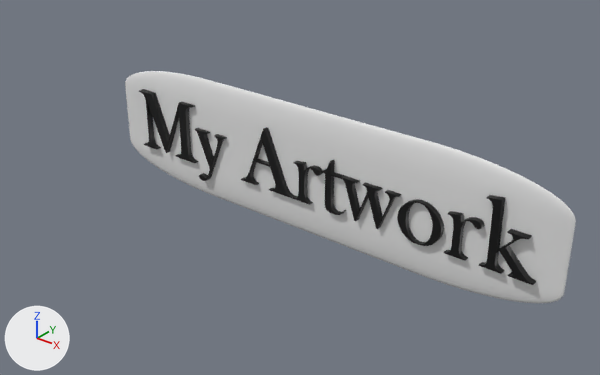
One commit to the glTF model myartpress.glb: the scene before it, then after it.
Rendered twice from a camera (50 mm lens) standing at (6.15, -5.12, 3.31) and looking at (1.77, 0.36, -0.09). Every picture has the same lights, and +X, +Y and +Z are marked at lower left. Where no turn or scale is listed for an object, it has been applied to the vertices. Vertices at the same position are counted once.

The older version as bpy lines, for what is in view:
```python
mat_material_001 = principled_material('Material.001')
mat_material_001.base_color = (0.0, 0.0, 0.0)  # black #000000
me_mesh = bpy.data.meshes.new('Mesh')
me_mesh.from_pydata(...)  # 5992 vertices, 11980 faces; spans x -2.37..2.37, y -0.05..0.05, z -0.6..0.6
me_text = bpy.data.meshes.new('Text')
me_text.from_pydata(...)  # 4538 vertices, 9048 faces; spans x 0.02..4.24, y -0.16..0.6, z -0.03..0.03
me_text.materials.append(mat_material_001)  # black #000000
ob_mball_001 = bpy.data.objects.new('Mball.001', me_mesh)
ob_mball_001.location = (2.074, 0.098, 0.254)
ob_text = bpy.data.objects.new('Text', me_text)
ob_text.location = (0.0, 0.03, 0.0)
ob_text.rotation_euler = (1.571, 0.0, 0.0)  # degrees (90, 0, 0)
```
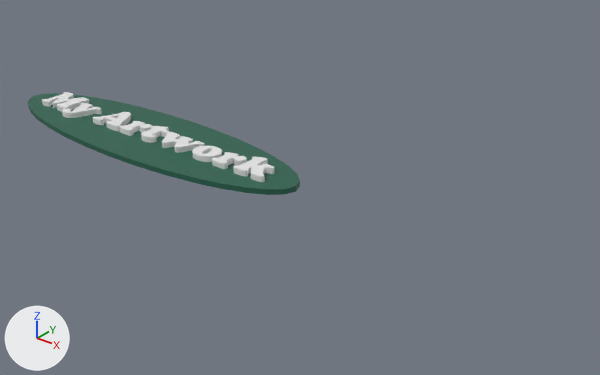
What differs and where, as boxes [x1, y1, x2, y2] in the pictures (600 x 375 px):
'Mball.001', deleted
    before: [125, 71, 576, 303]
'Text', recoloured, reshaped, moved, turned
    before: [139, 89, 536, 285]
    after: [42, 92, 274, 182]
'Cylinder', added (green)
    after: [28, 93, 300, 195]
part 1 of me_text, rebuilt
    before: [397, 199, 444, 246]
    after: [233, 157, 274, 182]
part 2 of me_text, added
    after: [42, 92, 90, 112]
part 3 of me_text, added
    after: [162, 132, 204, 153]
part 4 of me_text, added
    after: [93, 112, 131, 131]
part 5 of me_text, added
    after: [62, 103, 102, 118]
part 6 of me_text, added
    after: [212, 152, 247, 169]
part 7 of me_text, added
    after: [119, 121, 151, 136]
part 8 of me_text, added
    after: [141, 126, 169, 142]
part 9 of me_text, added
    after: [192, 146, 222, 162]
part 10 of me_text, deleted (black)
    before: [479, 195, 536, 285]
part 11 of me_text, deleted (black)
    before: [293, 161, 323, 205]
part 12 of me_text, deleted (black)
    before: [444, 211, 484, 261]
part 13 of me_text, deleted (black)
    before: [139, 89, 401, 229]

The change in detail:
Material 'Material.001' (mat_material_001) changes colour from black #000000 to dark green #24604c; in linear values from (0.0, 0.0, 0.0) to (0.0176, 0.117, 0.072).
me_text is used by ob_text; location (0.0, 0.03, 0.0); rotation (1.571, 0.0, 0.0), in degrees (90, 0, 0).
me_text had 4538 vertices, 9048 faces and spanned x 0.02..4.24, y -0.16..0.6, z -0.03..0.03.
me_text no longer uses material mat_material_001 (black #000000).
me_text now has 8358 vertices, 16688 faces and spans x 0.01..3.3, y -0.09..0.35, z -0.05..0.05.
me_text part 1: the loose piece of 480 vertices spanning x 3.06..3.46, y -0.01..0.37, z -0.03..0.03 is rebuilt with 1112 vertices and now spans x 2.93..3.3, y -0.01..0.34, z -0.05..0.05.
me_text part 2: a new loose piece of 1448 vertices spanning x 0.01..0.45, y -0.01..0.35, z -0.05..0.05.
me_text part 3: a new loose piece of 1136 vertices spanning x 1.83..2.35, y -0.01..0.25, z -0.05..0.05.
me_text part 4: a new loose piece of 990 vertices spanning x 0.9..1.32, y -0.01..0.35, z -0.05..0.05.
me_text part 5: a new loose piece of 916 vertices spanning x 0.45..0.77, y -0.09..0.25, z -0.05..0.05.
me_text part 6: a new loose piece of 840 vertices spanning x 2.66..2.92, y -0.01..0.25, z -0.05..0.05.
me_text part 7: a new loose piece of 840 vertices spanning x 1.33..1.59, y -0.01..0.25, z -0.05..0.05.
me_text part 8: a new loose piece of 644 vertices spanning x 1.59..1.83, y -0.01..0.31, z -0.05..0.05.
me_text part 9: a new loose piece of 432 vertices spanning x 2.35..2.64, y -0.01..0.25, z -0.05..0.05.
me_text part 10: the loose piece of 622 vertices spanning x 3.8..4.24, y 0.0..0.6, z -0.03..0.03 is deleted.
me_text part 11: the loose piece of 546 vertices spanning x 1.98..2.27, y 0.0..0.37, z -0.03..0.03 is deleted.
me_text part 12: the loose piece of 546 vertices spanning x 3.5..3.79, y 0.0..0.37, z -0.03..0.03 is deleted.
me_text part 13: 2344 vertices removed from x 0.02..3.06, y -0.16..0.58, z -0.03..0.03.
Mesh me_cylinder is new.
It is a 32-sided cylinder along z spanning x -1.95..1.95, y -0.54..0.54, z -0.03..0.03.
It uses material mat_material_001 (dark green #24604c).
Object 'Text' (ob_text) turns from (90, 0, 0) to (0, 0, 0) degrees about x, y and z.
Object 'Text' (ob_text) moves from (0.0, 0.03, 0.0) to (-1.686, 0.0, 0.056).
Object 'Mball.001' (ob_mball_001) is deleted.
Object 'Cylinder' (ob_cylinder) is new; it shows me_cylinder.
Its location is (-0.048, 0.14, 0.02).
